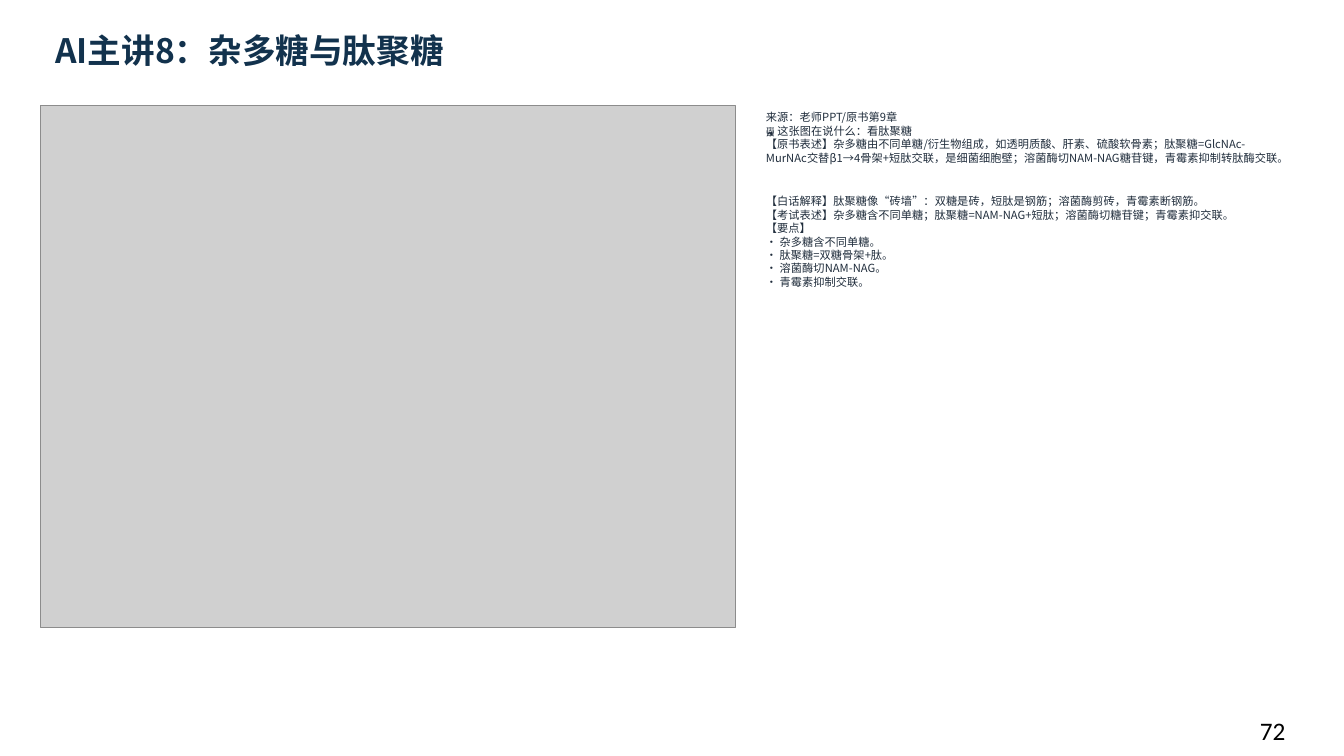
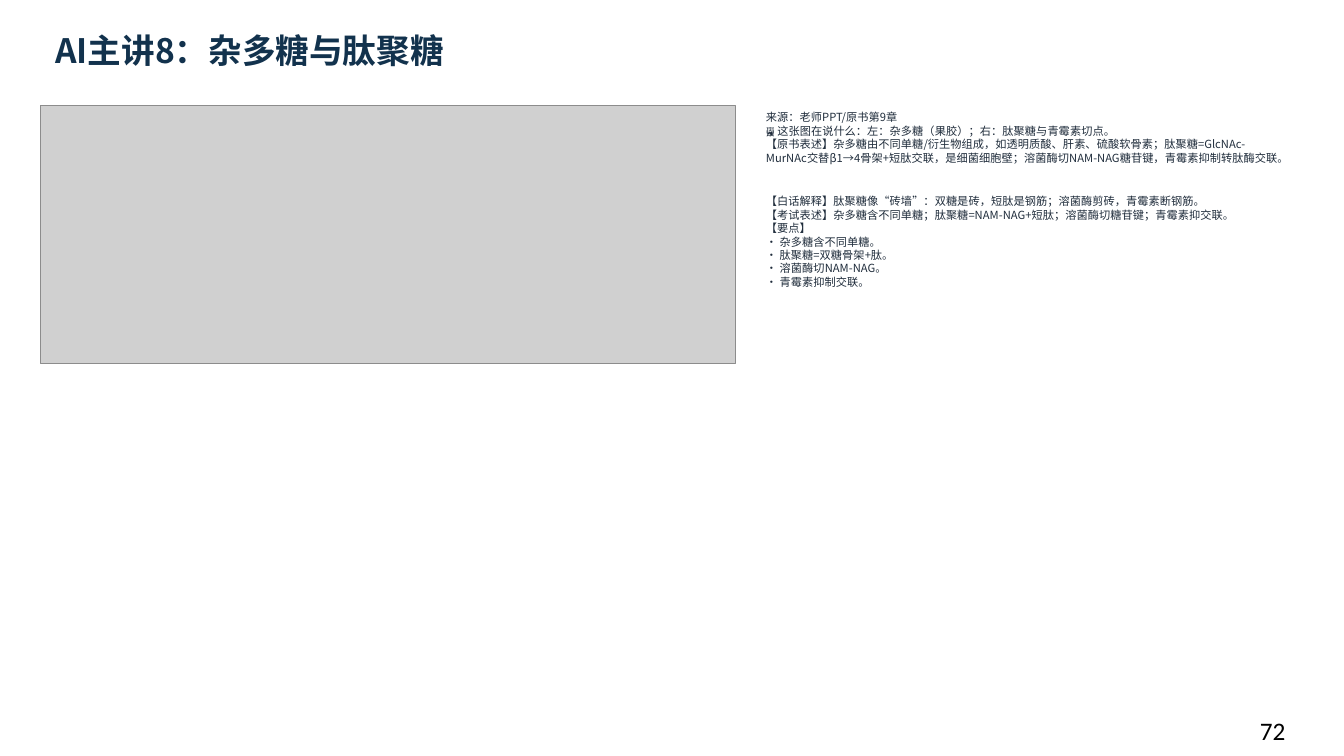
Before and after one commit to newkan-li/Biochemistry, a slide deck: slide 72 of downloads/bc09-ai-style.pptx. Drawn at 1344x756 pixels with LibreOffice and Linux fonts; fonts in the diff are those of the drawing; grey boxes stand for pictures. Boxes give left, top, right and bottom in pixels: in the first picture for what was removed or moved away, otherwise in the second. Text is boxed around its words. In the diff, an @@ line names an element or a change of style, - is before the commit and + after.

```diff
--- a/downloads/bc09-ai-style.pptx
+++ b/downloads/bc09-ai-style.pptx
@@ picture: place and size @@
-picture at (40,106,736,627)
+picture at (40,106,736,364)
@@ text at (766,111,1289,287): text changed @@
-来源：老师PPT/原书第9章
-🖼 这张图在说什么：看肽聚糖
-【原书表述】杂多糖由不同单糖/衍生物组成，如透明质酸、肝素、硫酸软骨素；肽聚糖=GlcNAc-MurNAc交替β1→4骨架+短肽交联，是细菌细胞壁；溶菌酶切NAM-NAG糖苷键，青霉素抑制转肽酶交联。
-【白话解释】肽聚糖像“砖墙”：双糖是砖，短肽是钢筋；溶菌酶剪砖，青霉素断钢筋。
-【考试表述】杂多糖含不同单糖；肽聚糖=NAM-NAG+短肽；溶菌酶切糖苷键；青霉素抑交联。
-【要点】
-• 杂多糖含不同单糖。
-• 肽聚糖=双糖骨架+肽。
-• 溶菌酶切NAM-NAG。
-• 青霉素抑制交联。
+来源：老师PPT/原书第9章
+🖼 这张图在说什么：左：杂多糖（果胶）；右：肽聚糖与青霉素切点。
+【原书表述】杂多糖由不同单糖/衍生物组成，如透明质酸、肝素、硫酸软骨素；肽聚糖=GlcNAc-MurNAc交替β1→4骨架+短肽交联，是细菌细胞壁；溶菌酶切NAM-NAG糖苷键，青霉素抑制转肽酶交联。
+【白话解释】肽聚糖像“砖墙”：双糖是砖，短肽是钢筋；溶菌酶剪砖，青霉素断钢筋。
+【考试表述】杂多糖含不同单糖；肽聚糖=NAM-NAG+短肽；溶菌酶切糖苷键；青霉素抑交联。
+【要点】
+• 杂多糖含不同单糖。
+• 肽聚糖=双糖骨架+肽。
+• 溶菌酶切NAM-NAG。
+• 青霉素抑制交联。
```
Also in this commit, not shown: 15 other slides changed, 15 other files.
